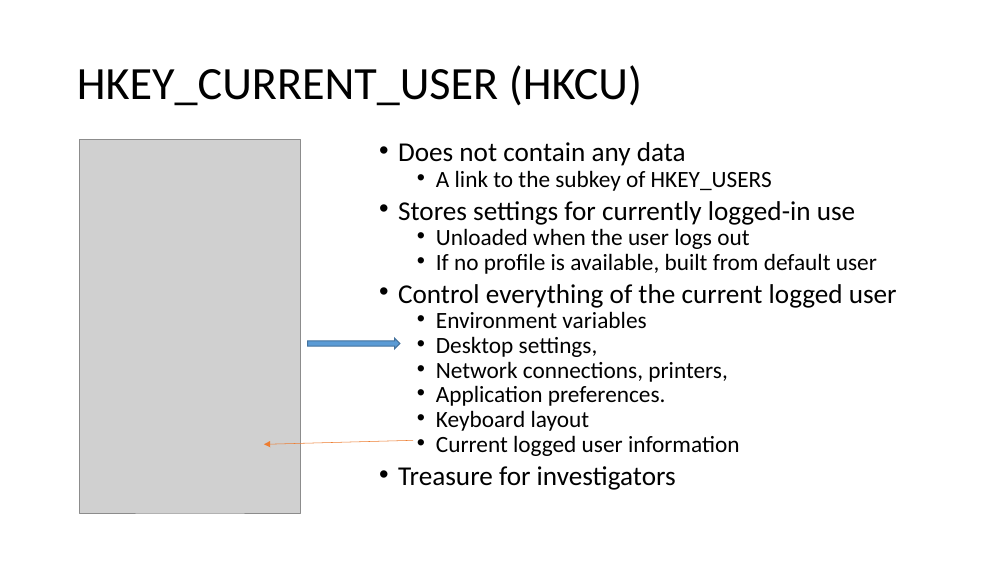
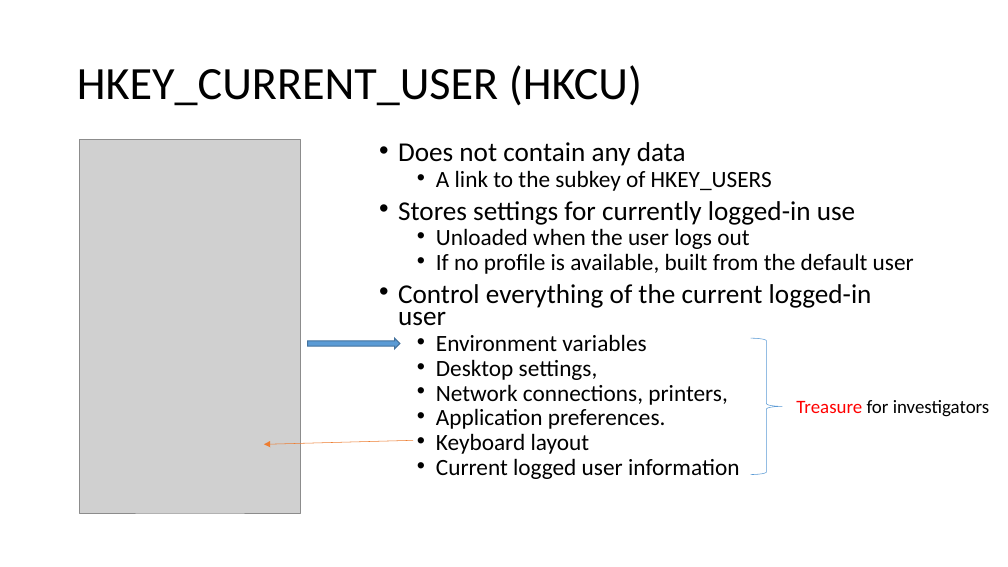
Before and after one commit to frankwxu/digital-forensics-lab, a slide deck: slide 27 of NIST_Data_Leakage_Case/NIST_Data_Leakage_00_Env_Setting.pptx (slide 18 before the commit). Drawn at 1008x567 pixels with LibreOffice and Linux fonts; fonts in the diff are those of the drawing; grey boxes stand for pictures; background and template pictures are left out. Boxes give left, top, right and bottom in pixels: in the first picture for what was removed or moved away, otherwise in the second. Text is boxed around its words. In the diff, an @@ line names an element or a change of style, - is before the commit and + after.

```diff
--- a/NIST_Data_Leakage_Case/NIST_Data_Leakage_00_Env_Setting.pptx
+++ b/NIST_Data_Leakage_Case/NIST_Data_Leakage_00_Env_Setting.pptx
@@ text at (398, 253, 914, 326): text changed @@
-  • If no profile is available, built from default user
-• Control everything of the current logged user
+  • If no profile is available, built from the default user
+• Control everything of the current logged-in user
@@ right brace added at (751, 338, 783, 474), outline #5B9BD5 0.5 pt @@
@@ text added at (796, 400, 990, 417), 18 pt, text #000000 @@
+Treasure for investigators
@@ text at (398, 466, 676, 490): paragraph removed @@
-• Treasure for investigators
```
Also in this commit, not shown: 14 other slides changed, 11 slides added, 1 slide removed.
